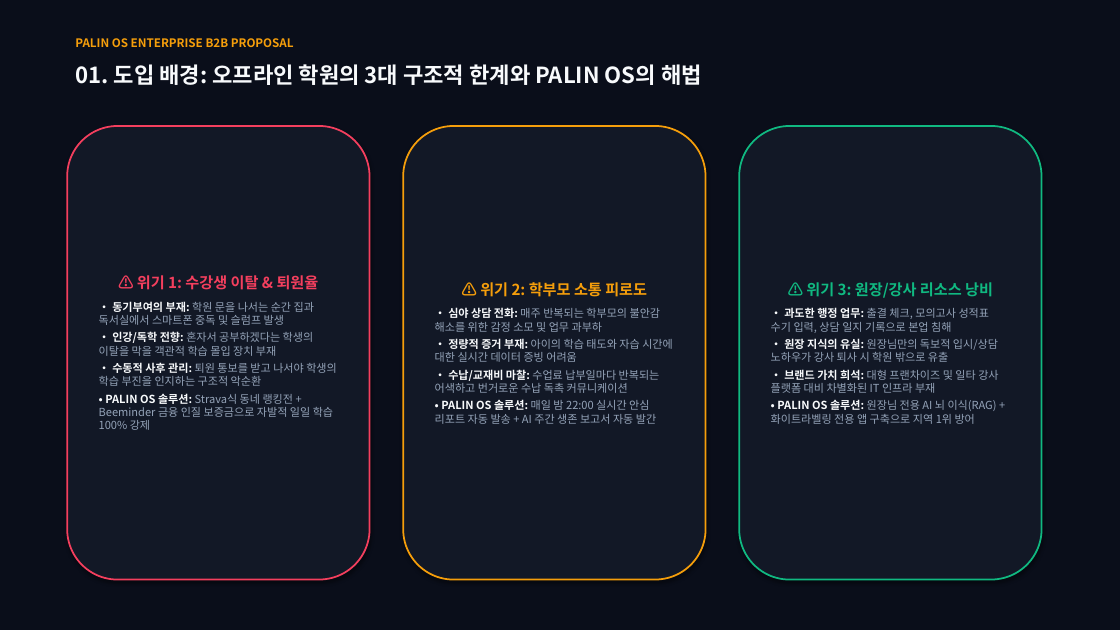
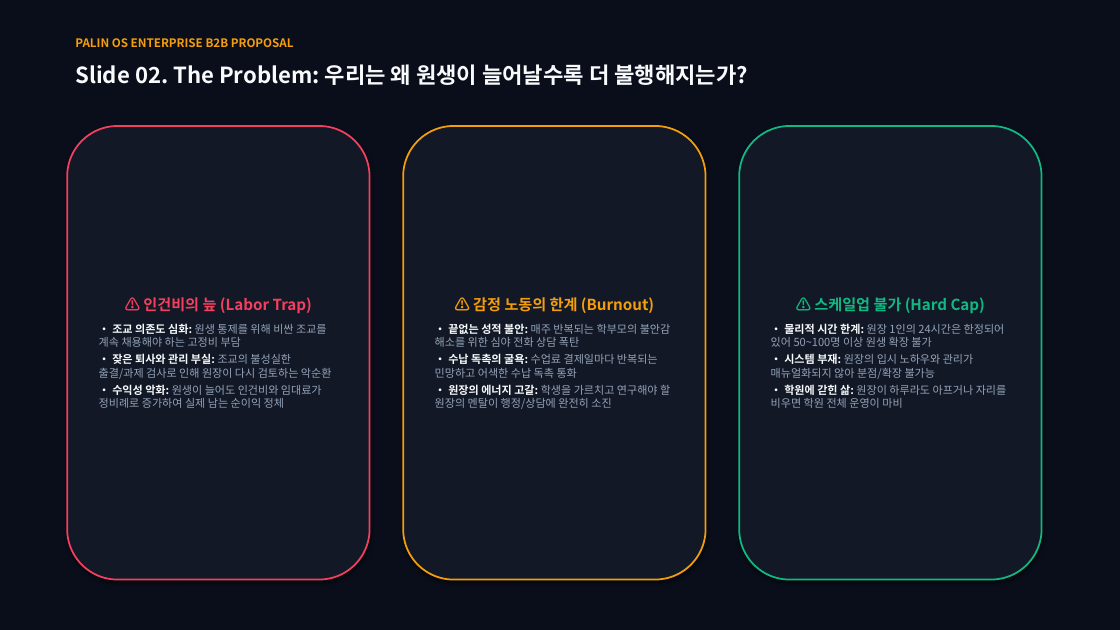
Before and after one commit to cheol-hun-kim/PALIN, a slide deck: slide 2 of PALIN_OS_B2B_Director_Proposal.pptx. Drawn at 1120x630 pixels with LibreOffice and Linux fonts; fonts in the diff are those of the drawing. Boxes give left, top, right and bottom in pixels: in the first picture for what was removed or moved away, otherwise in the second. Text is boxed around its words. In the diff, an @@ line names an element or a change of style, - is before the commit and + after.

```diff
--- a/PALIN_OS_B2B_Director_Proposal.pptx
+++ b/PALIN_OS_B2B_Director_Proposal.pptx
@@ text at (x1=75, y1=64, x2=748, y2=85): text changed @@
-01. 도입 배경: 오프라인 학원의 3대 구조적 한계와 PALIN OS의 해법
+Slide 02. The Problem: 우리는 왜 원생이 늘어날수록 더 불행해지는가?
@@ text in rounded rectangle at (x1=99, y1=297, x2=332, y2=408): text changed @@
-⚠️ 위기 1: 수강생 이탈 & 퇴원율
-• 동기부여의 부재: 학원 문을 나서는 순간 집과 독서실에서 스마트폰 중독 및 슬럼프 발생
-• 인강/독학 전향: 혼자서 공부하겠다는 학생의 이탈을 막을 객관적 학습 몰입 장치 부재
-• 수동적 사후 관리: 퇴원 통보를 받고 나서야 학생의 학습 부진을 인지하는 구조적 악순환
-• PALIN OS 솔루션: Strava식 동네 랭킹전 + Beeminder 금융 인질 보증금으로 자발적 일일 학습 100% 강제
+⚠️ 인건비의 늪 (Labor Trap)
+• 조교 의존도 심화: 원생 통제를 위해 비싼 조교를 계속 채용해야 하는 고정비 부담
+• 잦은 퇴사와 관리 부실: 조교의 불성실한 출결/과제 검사로 인해 원장이 다시 검토하는 악순환
+• 수익성 악화: 원생이 늘어도 인건비와 임대료가 정비례로 증가하여 실제 남는 순이익 정체
@@ text in rounded rectangle at (x1=435, y1=297, x2=671, y2=409): text changed @@
-⚠️ 위기 2: 학부모 소통 피로도
-• 심야 상담 전화: 매주 반복되는 학부모의 불안감 해소를 위한 감정 소모 및 업무 과부하
-• 정량적 증거 부재: 아이의 학습 태도와 자습 시간에 대한 실시간 데이터 증빙 어려움
-• 수납/교재비 마찰: 수업료 납부일마다 반복되는 어색하고 번거로운 수납 독촉 커뮤니케이션
-• PALIN OS 솔루션: 매일 밤 22:00 실시간 안심 리포트 자동 발송 + AI 주간 생존 보고서 자동 발간
+⚠️ 감정 노동의 한계 (Burnout)
+• 끝없는 성적 불안: 매주 반복되는 학부모의 불안감 해소를 위한 심야 전화 상담 폭탄
+• 수납 독촉의 굴욕: 수업료 결제일마다 반복되는 민망하고 어색한 수납 독촉 통화
+• 원장의 에너지 고갈: 학생을 가르치고 연구해야 할 원장의 멘탈이 행정/상담에 완전히 소진
@@ text in rounded rectangle at (x1=771, y1=297, x2=1007, y2=408): text changed @@
-⚠️ 위기 3: 원장/강사 리소스 낭비
-• 과도한 행정 업무: 출결 체크, 모의고사 성적표 수기 입력, 상담 일지 기록으로 본업 침해
-• 원장 지식의 유실: 원장님만의 독보적 입시/상담 노하우가 강사 퇴사 시 학원 밖으로 유출
-• 브랜드 가치 희석: 대형 프랜차이즈 및 일타 강사 플랫폼 대비 차별화된 IT 인프라 부재
-• PALIN OS 솔루션: 원장님 전용 AI 뇌 이식(RAG) + 화이트라벨링 전용 앱 구축으로 지역 1위 방어
+⚠️ 스케일업 불가 (Hard Cap)
+• 물리적 시간 한계: 원장 1인의 24시간은 한정되어 있어 50~100명 이상 원생 확장 불가
+• 시스템 부재: 원장의 입시 노하우와 관리가 매뉴얼화되지 않아 분점/확장 불가능
+• 학원에 갇힌 삶: 원장이 하루라도 아프거나 자리를 비우면 학원 전체 운영이 마비
```
Also in this commit, not shown: 11 other slides changed, 4 slides added, 6 slides removed, 4 other files.
